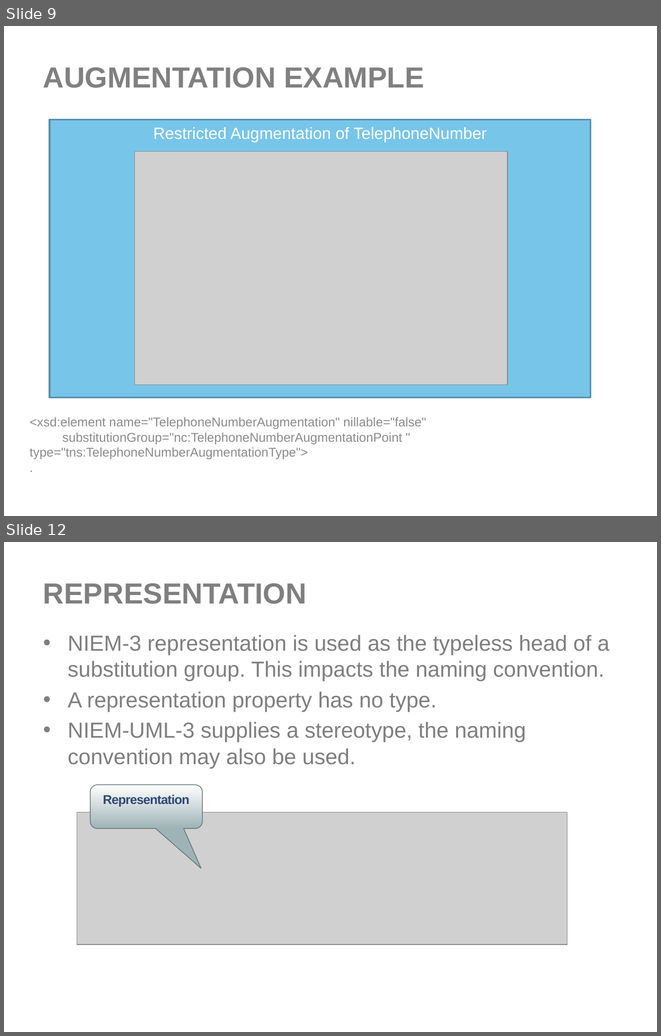
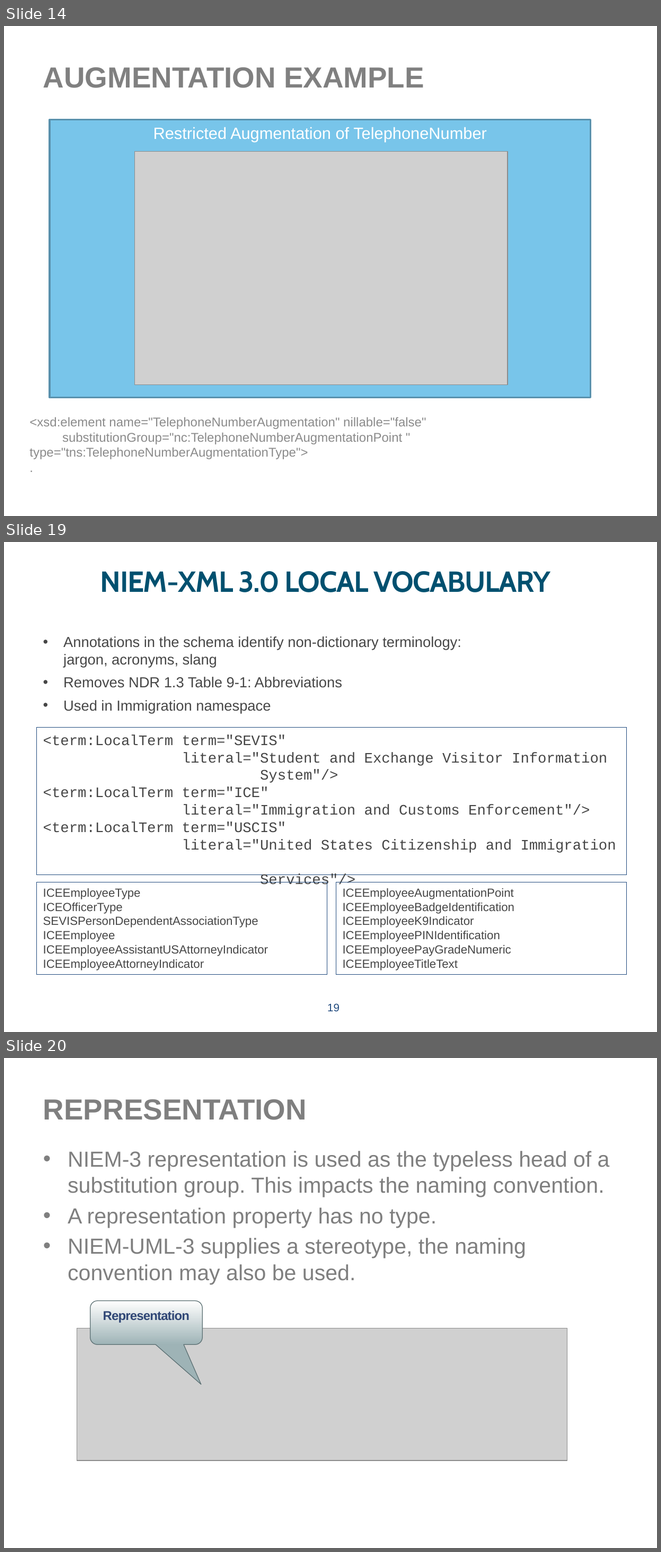
Before and after one commit to NIEM/NIEM-UML, a slide deck: Presentations/NIEM-UML-3-InitialSubmission.pptx. Shown one above the other, each under a label of ours: slides 9 and 12 before the commit, slides 14, 19 and 20 after it; the slides between them are not shown. The pictures are 661x1036 and 661x1552 pixels, drawn with LibreOffice and Linux fonts; fonts in the diff are those of the drawing; grey boxes stand for pictures; background and template pictures are left out. Boxes give left, top, right and bottom in pixels: in the first picture for what was removed or moved away, otherwise in the second. Text is boxed around its words. In the diff, an @@ line names an element or a change of style, - is before the commit and + after.

Commit message:
Presentation updated with NIEM-XML changes

```diff
--- a/Presentations/NIEM-UML-3-InitialSubmission.pptx
+++ b/Presentations/NIEM-UML-3-InitialSubmission.pptx
@@ slide 19 added at bbox=[4, 542, 657, 1032], background picture (left out) @@
@@ title added at bbox=[100, 571, 550, 592], 32 pt, text #00506F, bold @@
+NIEM-XML 3.0 LOCAL VOCABULARY
@@ text added at bbox=[63, 636, 461, 713], 16 pt, text #464646 @@
+• Annotations in the schema identify non-dictionary terminology: jargon, acronyms, slang
+• Removes NDR 1.3 Table 9-1: Abbreviations
+• Used in Immigration namespace
@@ rectangle added at bbox=[37, 728, 626, 875], outline #1F497D 0.75 pt, 16 pt, text #464646 @@
+<term:LocalTerm term="SEVIS"
+literal="Student and Exchange Visitor Information
+System"/>
+<term:LocalTerm term="ICE"
+literal="Immigration and Customs Enforcement"/>
+<term:LocalTerm term="USCIS"
+literal="United States Citizenship and Immigration
+Services"/>
@@ rectangle added at bbox=[37, 882, 327, 973], outline #1F497D 0.75 pt, 13 pt, text #464646 @@
+ICEEmployeeType
+ICEOfficerType
+SEVISPersonDependentAssociationType
+ICEEmployee
+ICEEmployeeAssistantUSAttorneyIndicator
+ICEEmployeeAttorneyIndicator
@@ rectangle added at bbox=[336, 882, 626, 973], outline #1F497D 0.75 pt, 13 pt, text #464646 @@
+ICEEmployeeAugmentationPoint
+ICEEmployeeBadgeIdentification
+ICEEmployeeK9Indicator
+ICEEmployeePINIdentification
+ICEEmployeePayGradeNumeric
+ICEEmployeeTitleText
@@ page number added at bbox=[327, 1003, 339, 1011], 12 pt, text #1F497D @@
+19
@@ what was slide 9 is now slide 14 @@
@@ what was slide 12 is now slide 20 @@
```
Also in this commit, not shown: 9 slides changed, 15 other slides added, 1 slide removed, 2 other files.
